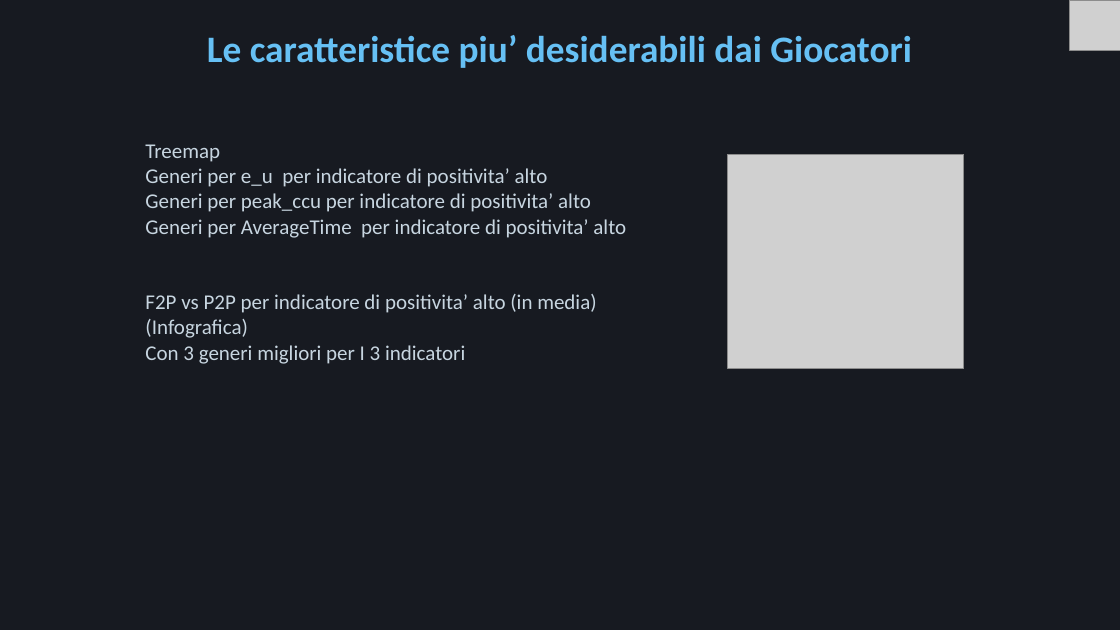
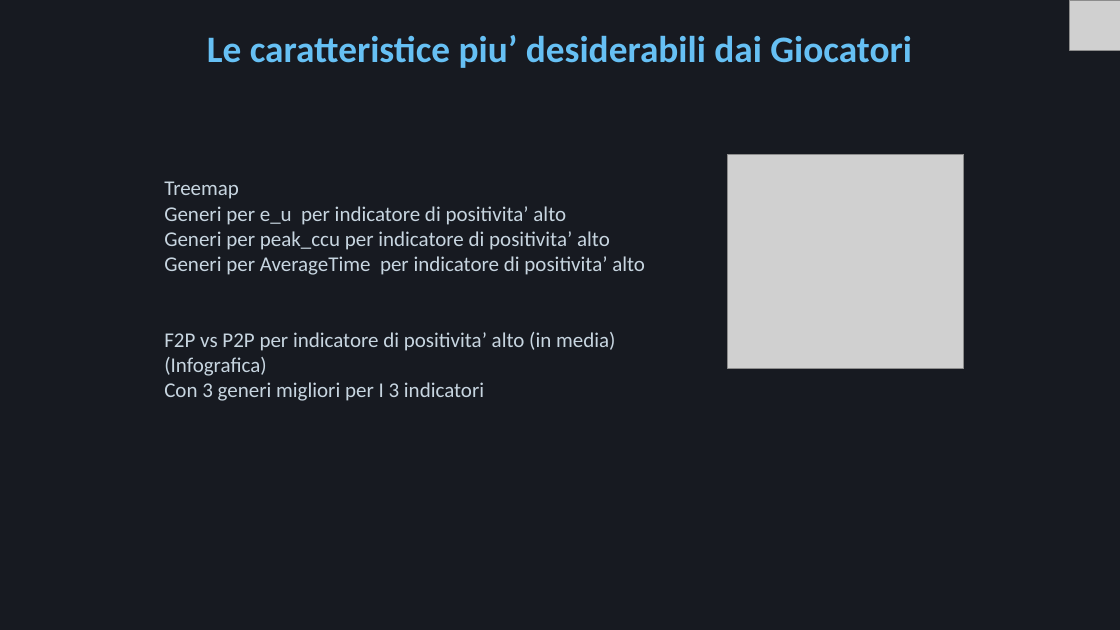
Before and after one commit to Mora11231/VisualizzazioneScientifica, a slide deck: slide 19 of Steam.pptx. Drawn at 1120x630 pixels with LibreOffice and Linux fonts; fonts in the diff are those of the drawing; grey boxes stand for pictures. Boxes give left, top, right and bottom in pixels: in the first picture for what was removed or moved away, otherwise in the second. Text is boxed around its words. In the diff, an @@ line names an element or a change of style, - is before the commit and + after.

```diff
--- a/Steam.pptx
+++ b/Steam.pptx
@@ text "Treemap": place and size @@
-text "Treemap" at (145, 144, 626, 364)
+text "Treemap" at (164, 181, 645, 401)
```
Also in this commit, not shown: 5 other slides changed, 1 slide added, 1 slide removed, 10 other files.
